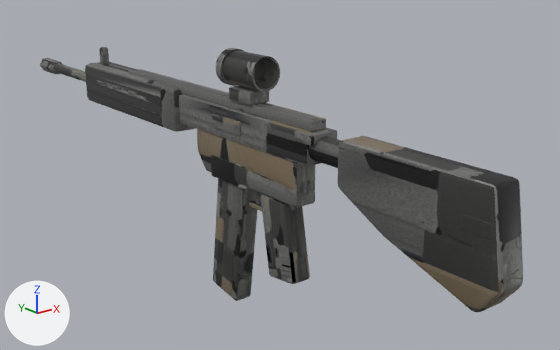
Renders of the FBX model Assets/Exports/WeaponCarbine/SM_WeaponCarbine.fbx from each side of a commit.
Camera for both pictures: a 50 mm lens placed at (-0.559, -0.879, 0.475), pointed at (0.084, -0.075, 0.154). Arrows for +X, +Y and +Z are at lower left; the lights stay in place. The older version comes first.

Objects in the first picture: 'SM_WeaponCarbine'.
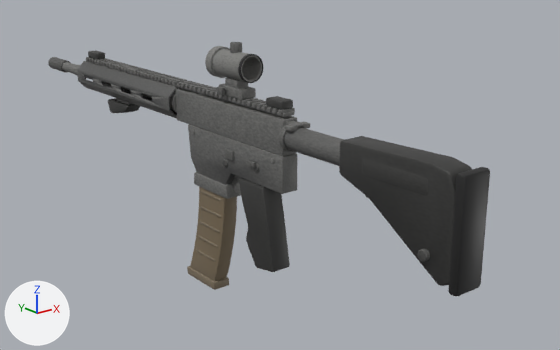
Where the change shows, as pixel boxes (x1, y1, x2, y2) in the pictures (560 x 350 px; the box of a moved part takes in the faces that stretch with it):
'SM_WeaponCarbine', reshaped (8% narrower): before (40, 47, 523, 312); after (48, 42, 490, 296)
part 1 of me_lower, moved or reshaped: before (248, 201, 262, 211); after (246, 160, 256, 167)
part 2 of me_lower, moved or reshaped: before (212, 113, 241, 136); after (224, 149, 234, 161)
part 3 of me_lower, moved or reshaped (not visible afterwards): before (129, 69, 326, 132)
part 4 of me_lower, moved or reshaped (not visible afterwards): before (179, 94, 328, 166)
part 5 of me_lower, moved or reshaped: before (294, 128, 337, 146); after (286, 120, 305, 129)
part 6 of me_lower, moved or reshaped: before (229, 86, 269, 105); after (285, 122, 310, 131)
part 7 of me_lower, moved or reshaped: before (211, 155, 250, 190); after (278, 108, 295, 115)
part 8 of me_lower, added: after (252, 101, 266, 108)
part 9 of me_lower, added: after (247, 99, 263, 106)
part 10 of me_lower, added: after (242, 98, 258, 105)
part 11 of me_lower, rebuilt (14% narrower, 19% shorter): before (222, 51, 280, 92); after (212, 49, 262, 82)
part 12 of me_lower, rebuilt (28% narrower, 15% shorter): before (338, 136, 523, 312); after (339, 136, 472, 286)
part 13 of me_lower, rebuilt (8% narrower, 11% shorter): before (197, 129, 315, 208); after (188, 124, 297, 194)
part 14 of me_lower, rebuilt: before (85, 62, 196, 132); after (77, 61, 181, 118)
part 15 of me_lower, rebuilt: before (308, 137, 341, 168); after (278, 128, 344, 166)
part 16 of me_lower, reshaped: before (40, 47, 310, 301); after (48, 42, 297, 290)
part 17 of me_lower, added: after (362, 159, 490, 296)

Edits to the bpy script that builds the scene:
```text
Change me_lower:
    remove me_lower.from_pydata(...)  # 1230 vertices, 1157 faces; spans x -0.024..0.024, y -0.513..0.513, z 0.0..0.337
    add me_lower.from_pydata(...)  # 8844 vertices, 8184 faces; spans x -0.025..0.025, y -0.47..0.47, z 0.0..0.346
    me_lower part 1: the loose piece of 56 vertices spanning x -0.004..0.004, y -0.174..-0.104, z 0.14..0.146 is scaled about its middle by (0.424, 0.216, 1), then moved by (-0.019, -0.009, 0.063)
    me_lower part 2: the loose piece of 56 vertices spanning x -0.019..-0.015, y -0.124..-0.064, z 0.235..0.253 is scaled about its middle by (1, 0.287, 0.645), then moved by (0.001, -0.004, -0.038)
    me_lower part 3: the loose piece of 56 vertices spanning x -0.011..0.011, y -0.249..0.171, z 0.264..0.276 is scaled about its middle by (0.069, 0.118, 0.5), then moved by (0.01, -0.044, -0.01)
    me_lower part 4: the loose piece of 56 vertices spanning x -0.017..0.017, y -0.249..0.021, z 0.224..0.264 is scaled about its middle by (0.0474, 0.185, 0.312), then moved by (0.005, 0.031, 0.004)
    me_lower part 5: the loose piece of 56 vertices spanning x -0.02..0.02, y -0.259..-0.229, z 0.251..0.263 is scaled about its middle by (0.288, 0.68, 0.701), then moved by (-0.003, 0.032, 0.006)
    me_lower part 6: the loose piece of 56 vertices spanning x -0.015..0.015, y -0.142..-0.097, z 0.276..0.292 is scaled about its middle by (1.02, 0.241, 0.318), then moved by (-0.003, -0.097, -0.021)
    me_lower part 7: the loose piece of 56 vertices spanning x -0.017..0.017, y -0.134..-0.054, z 0.166..0.196 is scaled about its middle by (0.662, 0.0591, 0.181), then moved by (-0.003, -0.102, 0.096)
    me_lower part 8: the loose piece of 56 vertices spanning x -0.015..0.015, y -0.142..-0.097, z 0.276..0.292 is copied, and the copy is scaled about its middle by (0.732, 0.106, 0.35), then moved by (-0.003, -0.027, -0.007); it spans x -0.013..0.008, y -0.148..-0.143, z 0.274..0.28
    me_lower part 9: the loose piece of 56 vertices spanning x -0.015..0.015, y -0.142..-0.097, z 0.276..0.292 is copied, and the copy is scaled about its middle by (0.732, 0.106, 0.35), then moved by (-0.003, -0.017, -0.007); it spans x -0.013..0.008, y -0.138..-0.133, z 0.274..0.28
    me_lower part 10: the loose piece of 56 vertices spanning x -0.015..0.015, y -0.142..-0.097, z 0.276..0.292 is copied, and the copy is scaled about its middle by (0.732, 0.106, 0.35), then moved by (-0.003, -0.007, -0.007); it spans x -0.013..0.008, y -0.128..-0.123, z 0.274..0.28
    me_lower part 11: the loose piece of 96 vertices spanning x -0.021..0.021, y -0.154..-0.084, z 0.293..0.335 is rebuilt with 128 vertices and now spans x -0.02..0.014, y -0.129..-0.067, z 0.301..0.335
    me_lower part 12: the loose piece of 76 vertices spanning x -0.02..0.02, y -0.513..-0.299, z 0.141..0.267 is rebuilt with 94 vertices and now spans x -0.02..0.014, y -0.46..-0.303, z 0.153..0.272
    me_lower part 13: the loose piece of 70 vertices spanning x -0.015..0.015, y -0.229..-0.019, z 0.169..0.225 is rebuilt with 98 vertices and now spans x -0.015..0.009, y -0.203..0.002, z 0.16..0.226
    me_lower part 14: the loose piece of 56 vertices spanning x -0.024..0.024, y 0.021..0.301, z 0.21..0.272 is rebuilt with 2216 vertices and now spans x -0.025..0.019, y 0.032..0.322, z 0.228..0.272
    me_lower part 15: the loose piece of 40 vertices spanning x -0.015..0.015, y -0.394..-0.224, z 0.229..0.259 is rebuilt with 144 vertices and now spans x -0.017..0.012, y -0.388..-0.198, z 0.233..0.262
    me_lower part 16: 388 vertices removed from x -0.023..0.023, y -0.222..0.513, z 0.0..0.337; 4284 vertices added at x -0.022..0.025, y -0.21..0.47, z 0.0..0.346
    me_lower part 17: 264 vertices added at x -0.025..0.019, y -0.47..-0.333, z 0.15..0.27
    other edits to the shape of me_lower do not show in these pictures
```
